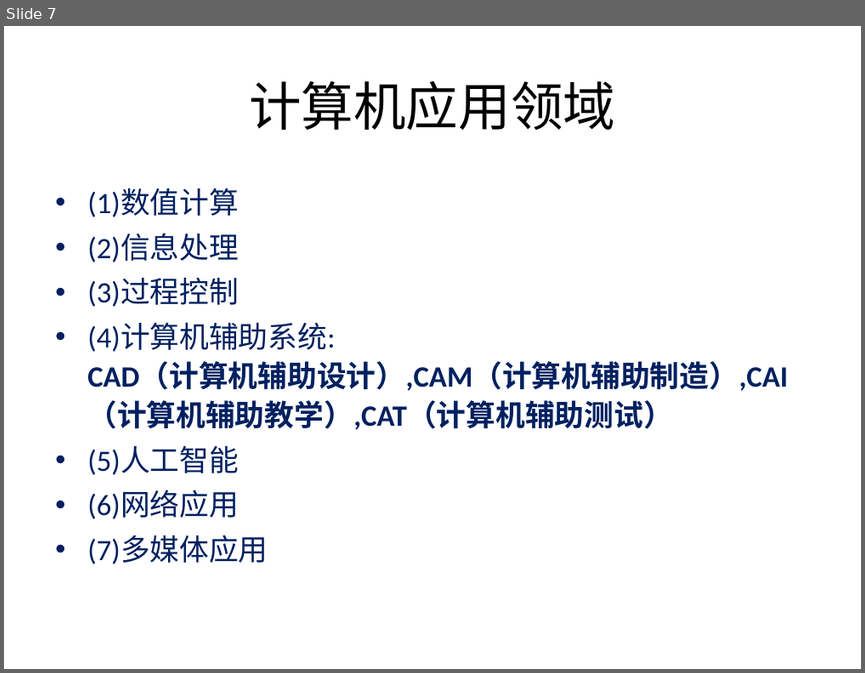
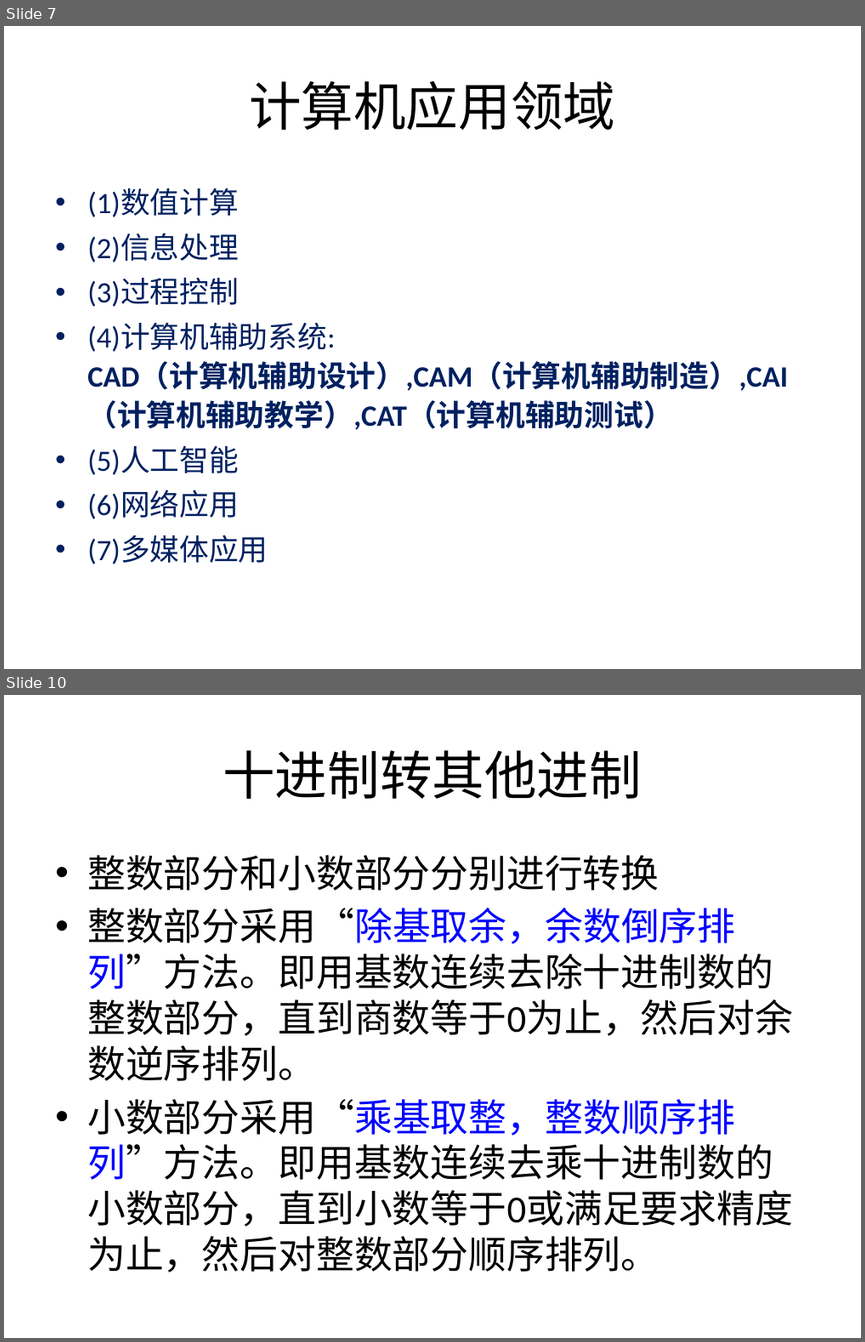
Before and after one commit to sans123wx/class, a slide deck: 第1章计算机基础/第1章复习.pptx. Shown one above the other, each under a label of ours: slide 7 before the commit, slides 7 and 10 after it; the slides between them are not shown. The pictures are 865x673 and 865x1342 pixels, drawn with LibreOffice and Linux fonts; fonts in the diff are those of the drawing. Boxes give left, top, right and bottom in pixels: in the first picture for what was removed or moved away, otherwise in the second. Text is boxed around its words. In the diff, an @@ line names an element or a change of style, - is before the commit and + after.

Commit message:
2020/9/5

```diff
--- a/第1章计算机基础/第1章复习.pptx
+++ b/第1章计算机基础/第1章复习.pptx
@@ slide 10 added at <box>4,695,861,1338</box>, background #FFFFFF @@
@@ title added at <box>222,750,642,799</box>, 44 pt, text #000000 @@
+十进制转其他进制
@@ text added at <box>87,855,793,1272</box>, 32 pt, text #000000 @@
+• 整数部分和小数部分分别进行转换
+• 整数部分采用“除基取余，余数倒序排列”方法。即用基数连续去除十进制数的整数部分，直到商数等于0为止，然后对余数逆序排列。
+• 小数部分采用“乘基取整，整数顺序排列”方法。即用基数连续去乘十进制数的小数部分，直到小数等于0或满足要求精度为止，然后对整数部分顺序排列。
```
Also in this commit, not shown: 6 other slides added.
